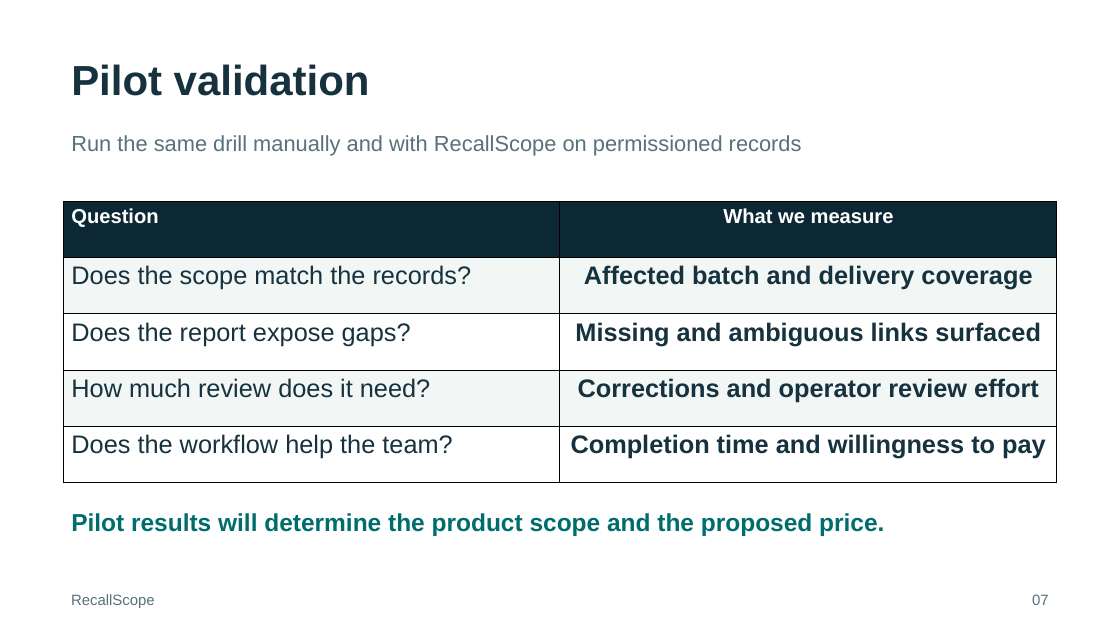
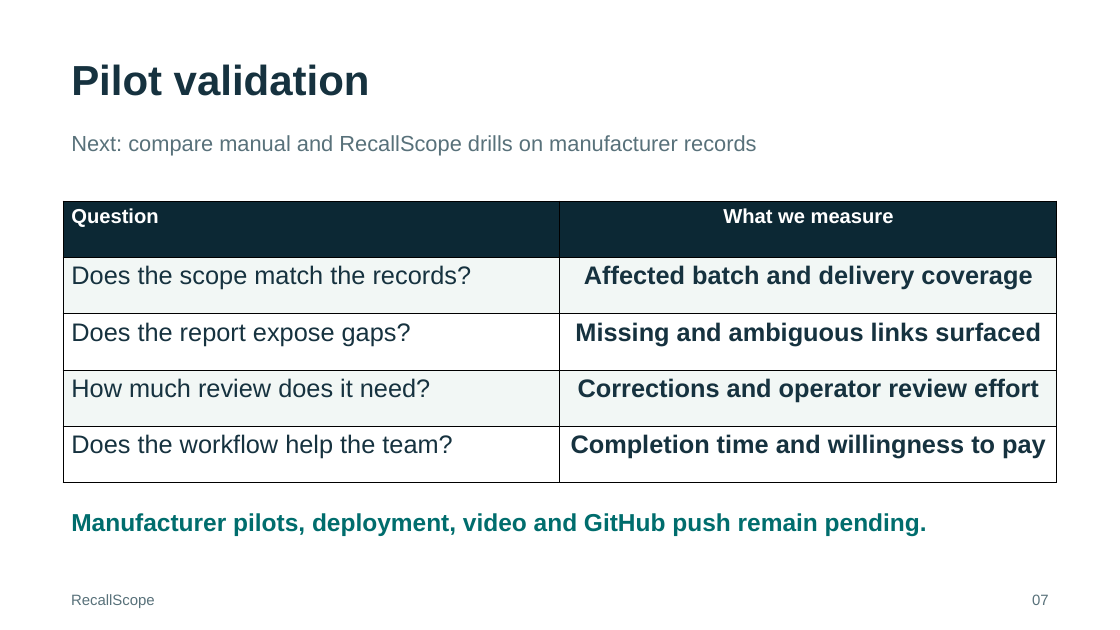
Before and after one commit to HackIndiaXYZ/ai-first-startup-hackathon-build-a-startup-using-ai-only-console, a slide deck: slide 7 of docs/RecallScope-Pitch.pptx. Drawn at 1120x630 pixels with LibreOffice and Linux fonts; fonts in the diff are those of the drawing. Boxes give left, top, right and bottom in pixels: in the first picture for what was removed or moved away, otherwise in the second. Text is boxed around its words. In the diff, an @@ line names an element or a change of style, - is before the commit and + after.

```diff
--- a/docs/RecallScope-Pitch.pptx
+++ b/docs/RecallScope-Pitch.pptx
@@ text at bbox=[71, 135, 757, 155]: text changed @@
-Run the same drill manually and with RecallScope on permissioned records
+Next: compare manual and RecallScope drills on manufacturer records
@@ text at bbox=[71, 513, 927, 536]: text changed @@
-Pilot results will determine the product scope and the proposed price.
+Manufacturer pilots, deployment, video and GitHub push remain pending.
```
Also in this commit, not shown: 1 other slide changed, 34 other files.
